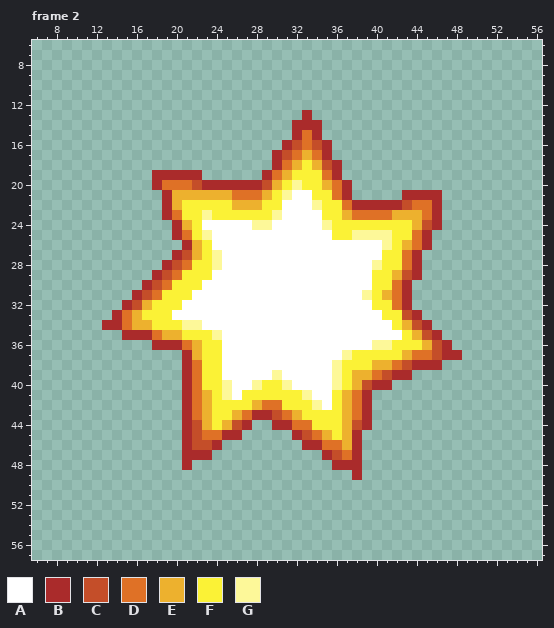
Pixel-art file -- core/assets-src/sprites/impact.anim.ase. This is how it looked before the edit.
64x64 pixels, 3 frames. Colours within 5 levels of each other are drawn and written as one. Shown: frame 2: x 6..56, y 6..57. The commit also changed other frames, which this record leaves out.
Palette (. is transparent): A #ffffff  B #aa2b2b  C #c44e29  D #df7126  E #edb12e  F #fbf236  G #fdf899
The same view after the edit:
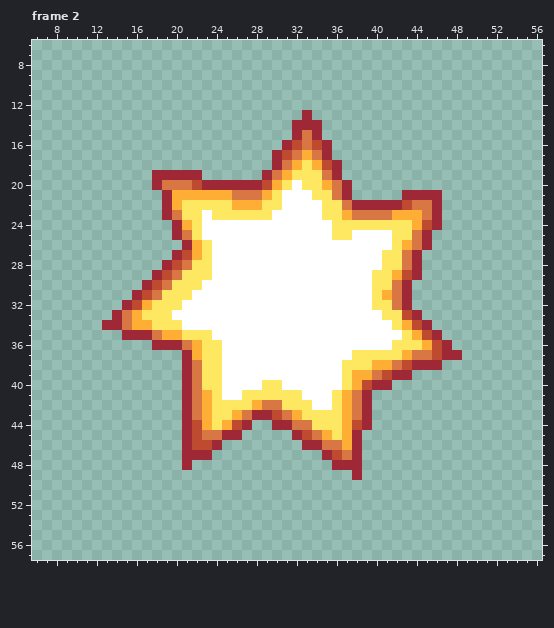
From old to new:
colour B: #aa2b2b -> #9e2835
colour C: #c44e29 -> #be4a2f
colour D: #df7126 -> #d87644
colour E: #edb12e -> #feae34
colour F: #fbf236 -> #fee761
Frame 2:
y 20: x 32 G -> A
y 21: x 31 G -> A
y 22: x 34 G -> A
y 23: x 23 G -> A; x 30 G -> A
y 24: x 28..29 GG -> AA; x 35 G -> A
y 25: x 23 G -> A; x 38..41 GGGG -> AAAA
y 26: x 41 G -> A
y 27: x 24 G -> A
y 28: x 24 G -> A; x 40 G -> A
y 31: x 39 G -> A
y 34: x 21..22 GG -> AA
y 35: x 24 G -> A
y 36: x 40..41 GG -> AA
y 37: x 37 G -> A
y 38: x 36 G -> A
y 39: x 30 G -> A; x 36 G -> A
y 40: x 25 G -> A; x 28 G -> A; x 31 G -> A; x 36 G -> A
y 41: x 25 G -> A; x 33 G -> A
y 42: x 34 G -> A
